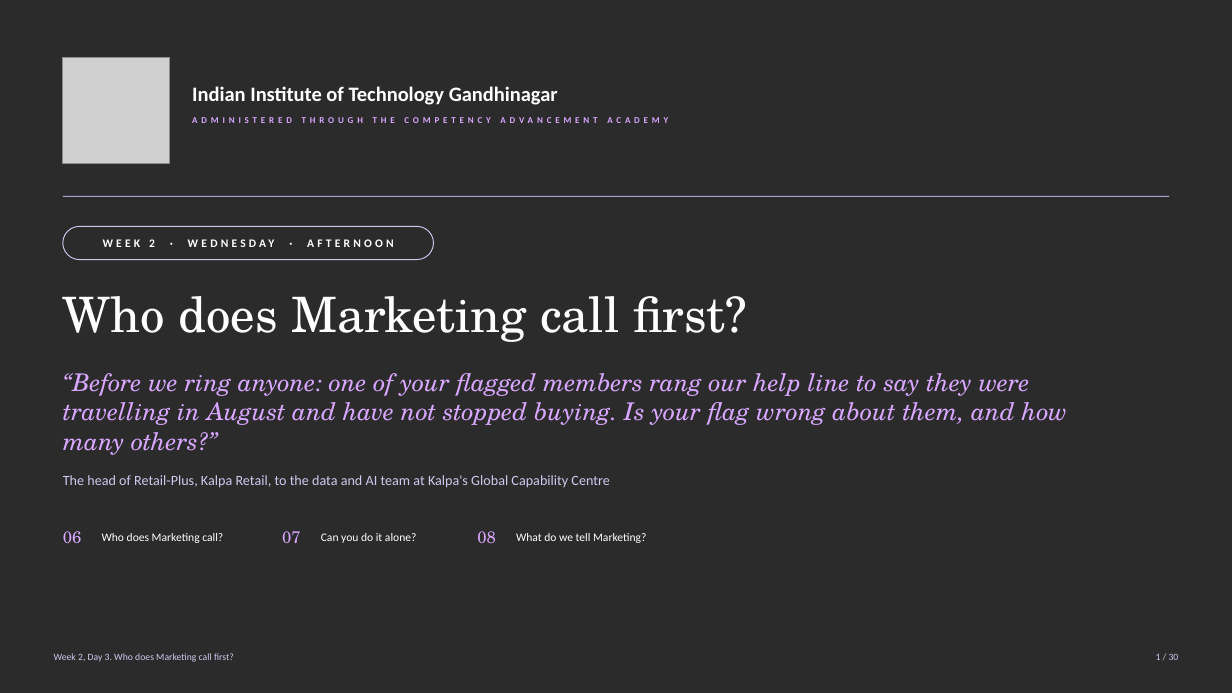
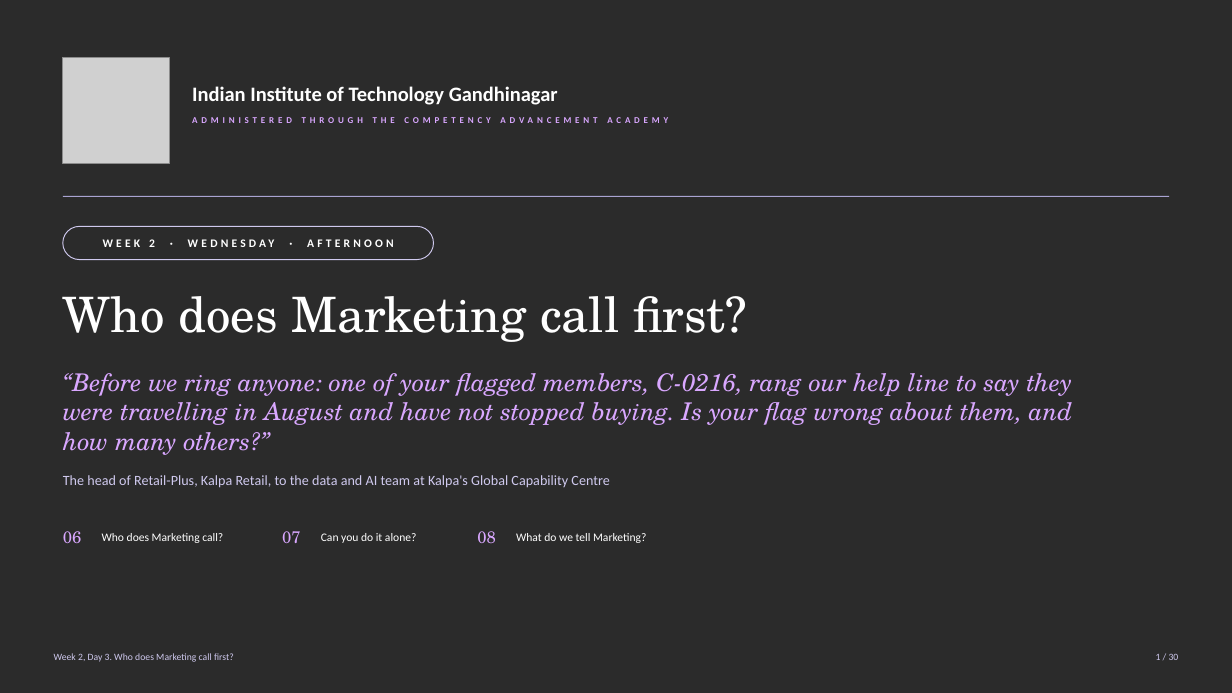
Before and after one commit to fde-academy-lab/c2-content-factory, a slide deck: slide 1 of content/W02/D3/slides/C2_W02_D03_half2_STUDENT.pptx. Drawn at 1232x693 pixels with LibreOffice and Linux fonts; fonts in the diff are those of the drawing; grey boxes stand for pictures; background and template pictures are left out; a plain dark background stands for a picture behind light text. Boxes give left, top, right and bottom in pixels: in the first picture for what was removed or moved away, otherwise in the second. Text is boxed around its words. In the diff, an @@ line names an element or a change of style, - is before the commit and + after.

```diff
--- a/content/W02/D3/slides/C2_W02_D03_half2_STUDENT.pptx
+++ b/content/W02/D3/slides/C2_W02_D03_half2_STUDENT.pptx
@@ text at box(63, 373, 1073, 455): text changed @@
-“Before we ring anyone: one of your flagged members rang our help line to say they were travelling in August and have not stopped buying. Is your flag wrong about them, and how many others?”
+“Before we ring anyone: one of your flagged members, C-0216, rang our help line to say they were travelling in August and have not stopped buying. Is your flag wrong about them, and how many others?”
```
Also in this commit, not shown: 31 other files.
